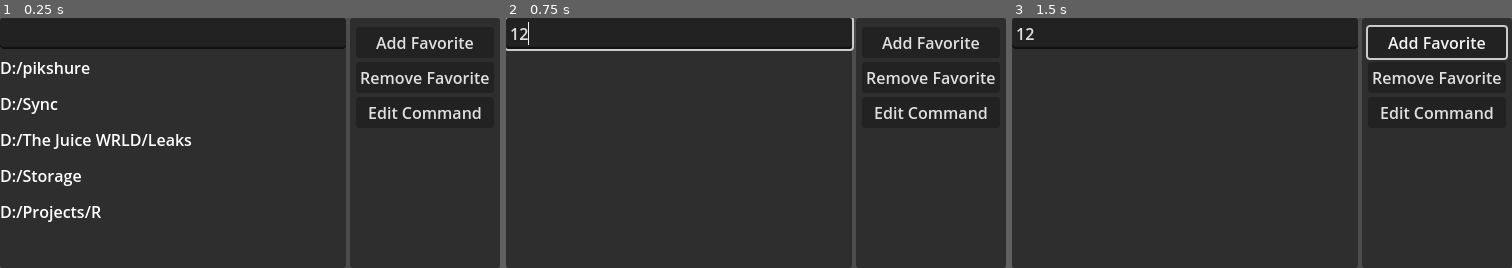
Above: before the commit, frames 1-3 (left to right).
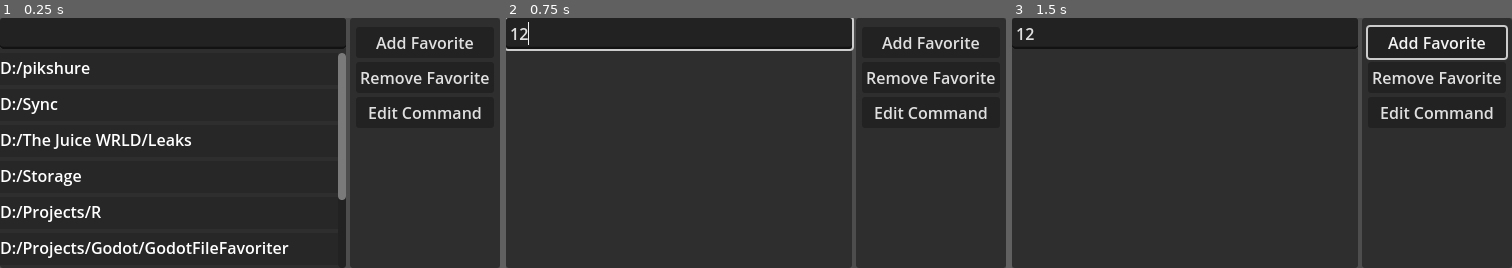
Above: after the commit, the same moments.

Repository: kevinmccall/GodotFileManager
Game: Godot game, scene res://Main.tscn
Same seed, same stepped clock (60 frames per second), same inputs: the game is played once before the commit and once after it.
Inputs (mouse positions are in pixels of both pictures, inside the frame that each line leads up to):
- Up to frame 1 (0.25 s): no input
- Up to frame 2 (0.75 s): click (681, 33) at 0.52 s; type "12" at 0.6 s
- Up to frame 3 (1.5 s): click "Add Favorite" at 1.25 s

The runs differ from the first frame. In frame 1, 2.2% of the frame differs, in the area x 0-70%, y 14-96%; in frame 2, nothing differs; in frame 3, nothing differs.

Commit message:
did some tests, fixed fuzzyfind, and added scroll feature

Diff:
--- a/DisplayHolder.gd
+++ b/DisplayHolder.gd
@@ -9,12 +9,12 @@
 	var start = -1
 	var end = -1
 	for character in compare:
-		var char_index = sample.find(character, sample_index)
-		if char_index == -1:
+		sample_index = sample.find(character, sample_index)
+		if sample_index == -1:
 			return
 		if start == -1:
-			start = char_index
-		end = char_index
+			start = sample_index
+		end = sample_index
 	return [start, end]
 
 func show_all():
--- a/FileDisplay.gd
+++ b/FileDisplay.gd
@@ -1,4 +1,4 @@
-extends ColorRect
+extends Button
 class_name FileDisplay
 
 signal selected(this)
@@ -20,19 +20,13 @@
 	if file != null:
 		$Label.text = get_file_path()
 	if is_selected:
-		color = selected_color
+		$ColorRect.color = selected_color
 	else:
-		color = unselected_color
+		$ColorRect.color = unselected_color
 
-func _unhandled_input(event):
-	var modified_rect = get_rect()
-	modified_rect.position = global_position
-	if event is InputEventMouseButton \
-	and event.button_index == MOUSE_BUTTON_LEFT \
-	and event.pressed \
-	and modified_rect.has_point(get_global_mouse_position()):
-		emit_signal('selected', self)
-		get_viewport().set_input_as_handled()
+func _pressed():
+	emit_signal('selected', self)
+	print('pressed')
 
 func select():
 	is_selected = true
--- a/FileDisplay.tscn
+++ b/FileDisplay.tscn
@@ -1,8 +1,18 @@
-[gd_scene load_steps=2 format=3 uid="uid://cq1wb08cw7igp"]
+[gd_scene load_steps=7 format=3 uid="uid://cq1wb08cw7igp"]
 
 [ext_resource type="Script" path="res://FileDisplay.gd" id="1"]
 
-[node name="FileDisplay" type="ColorRect"]
+[sub_resource type="StyleBoxEmpty" id="StyleBoxEmpty_hco4d"]
+
+[sub_resource type="StyleBoxEmpty" id="StyleBoxEmpty_y67b8"]
+
+[sub_resource type="StyleBoxEmpty" id="StyleBoxEmpty_atnkq"]
+
+[sub_resource type="StyleBoxEmpty" id="StyleBoxEmpty_ngf4k"]
+
+[sub_resource type="StyleBoxEmpty" id="StyleBoxEmpty_8o8hi"]
+
+[node name="FileDisplay" type="Button"]
 custom_minimum_size = Vector2(0, 32)
 anchors_preset = 10
 anchor_right = 1.0
@@ -11,10 +21,25 @@
 size_flags_horizontal = 3
 mouse_filter = 1
 mouse_default_cursor_shape = 2
-color = Color(0.176471, 0.176471, 0.176471, 1)
+theme_override_styles/normal = SubResource("StyleBoxEmpty_hco4d")
+theme_override_styles/hover = SubResource("StyleBoxEmpty_y67b8")
+theme_override_styles/pressed = SubResource("StyleBoxEmpty_atnkq")
+theme_override_styles/disabled = SubResource("StyleBoxEmpty_ngf4k")
+theme_override_styles/focus = SubResource("StyleBoxEmpty_8o8hi")
 script = ExtResource("1")
 unselected_color = Color(0.152941, 0.152941, 0.152941, 1)
 selected_color = Color(0.541176, 0.541176, 0.541176, 1)
+
+[node name="ColorRect" type="ColorRect" parent="."]
+layout_mode = 1
+anchors_preset = 15
+anchor_right = 1.0
+anchor_bottom = 1.0
+grow_horizontal = 2
+grow_vertical = 2
+focus_mode = 1
+mouse_filter = 2
+color = Color(0.658824, 0.215686, 0, 1)
 
 [node name="Label" type="Label" parent="."]
 layout_mode = 1
--- /dev/null
+++ b/GodotFeatureTests/FocustTest.gd
@@ -0,0 +1,7 @@
+extends Panel
+
+func _ready():
+	focus_mode = Control.FOCUS_ALL
+
+func _gui_input(event):
+	print(name + ' | ' +str(event))
--- /dev/null
+++ b/GodotFeatureTests/ScrollContainerTest.tscn
@@ -0,0 +1,54 @@
+[gd_scene load_steps=2 format=3 uid="uid://buronh35j5r4p"]
+
+[ext_resource type="Script" path="res://GodotFeatureTests/ScrollContainerTestButton.gd" id="1_7mqnb"]
+
+[node name="ScrollContainerTest" type="Control"]
+layout_mode = 3
+anchors_preset = 15
+anchor_right = 1.0
+anchor_bottom = 1.0
+grow_horizontal = 2
+grow_vertical = 2
+
+[node name="Panel" type="Panel" parent="."]
+layout_mode = 0
+offset_right = 244.0
+offset_bottom = 187.0
+
+[node name="ScrollContainer" type="ScrollContainer" parent="Panel"]
+layout_mode = 1
+anchors_preset = 15
+anchor_right = 1.0
+anchor_bottom = 1.0
+grow_horizontal = 2
+grow_vertical = 2
+
+[node name="VBoxContainer" type="VBoxContainer" parent="Panel/ScrollContainer"]
+layout_mode = 2
+size_flags_horizontal = 3
+size_flags_vertical = 3
+
+[node name="Button" type="Button" parent="Panel/ScrollContainer/VBoxContainer"]
+custom_minimum_size = Vector2(0, 100)
+layout_mode = 2
+script = ExtResource("1_7mqnb")
+
+[node name="Button2" type="Button" parent="Panel/ScrollContainer/VBoxContainer"]
+custom_minimum_size = Vector2(0, 100)
+layout_mode = 2
+script = ExtResource("1_7mqnb")
+
+[node name="Button3" type="Button" parent="Panel/ScrollContainer/VBoxContainer"]
+custom_minimum_size = Vector2(0, 100)
+layout_mode = 2
+script = ExtResource("1_7mqnb")
+
+[node name="Button4" type="Button" parent="Panel/ScrollContainer/VBoxContainer"]
+custom_minimum_size = Vector2(0, 100)
+layout_mode = 2
+script = ExtResource("1_7mqnb")
+
+[node name="Button5" type="Button" parent="Panel/ScrollContainer/VBoxContainer"]
+custom_minimum_size = Vector2(0, 100)
+layout_mode = 2
+script = ExtResource("1_7mqnb")
--- /dev/null
+++ b/GodotFeatureTests/ScrollContainerTestButton.gd
@@ -0,0 +1,7 @@
+extends Button
+
+#func _ready():
+#	pressed.connect(_pressed)
+
+func _pressed():
+	print('pressed')
--- /dev/null
+++ b/GodotFeatureTests/SelectingNodesTest.gd
@@ -0,0 +1,7 @@
+extends Control
+
+
+# Called when the node enters the scene tree for the first time.
+func _ready():
+	$Panel2.grab_focus()
+#	$Panel2.call_deferred("grab_focus")
--- /dev/null
+++ b/GodotFeatureTests/SelectingNodesTest.tscn
@@ -0,0 +1,70 @@
+[gd_scene load_steps=3 format=3 uid="uid://coiymd6w5mrug"]
+
+[ext_resource type="Script" path="res://GodotFeatureTests/SelectingNodesTest.gd" id="1_28khn"]
+[ext_resource type="Script" path="res://GodotFeatureTests/FocustTest.gd" id="2_o67jg"]
+
+[node name="SelectingNodesTest" type="Control"]
+layout_mode = 3
+anchors_preset = 15
+anchor_right = 1.0
+anchor_bottom = 1.0
+grow_horizontal = 2
+grow_vertical = 2
+script = ExtResource("1_28khn")
+
+[node name="Panel" type="Panel" parent="."]
+layout_mode = 0
+offset_left = 44.0
+offset_right = 84.0
+offset_bottom = 40.0
+focus_next = NodePath("../Panel2")
+focus_previous = NodePath("../LineEdit3")
+focus_mode = 2
+script = ExtResource("2_o67jg")
+
+[node name="Panel2" type="Panel" parent="."]
+layout_mode = 0
+offset_left = 87.0
+offset_right = 127.0
+offset_bottom = 40.0
+focus_next = NodePath("../Panel3")
+focus_previous = NodePath("../Panel")
+focus_mode = 2
+script = ExtResource("2_o67jg")
+
+[node name="Panel3" type="Panel" parent="."]
+layout_mode = 0
+offset_left = 132.0
+offset_right = 172.0
+offset_bottom = 40.0
+focus_next = NodePath("../LineEdit")
+focus_previous = NodePath("../Panel2")
+focus_mode = 2
+script = ExtResource("2_o67jg")
+
+[node name="LineEdit" type="LineEdit" parent="."]
+layout_mode = 0
+offset_left = 3.0
+offset_top = 69.0
+offset_right = 70.0625
+offset_bottom = 100.0
+focus_next = NodePath("../LineEdit2")
+focus_previous = NodePath("../Panel3")
+
+[node name="LineEdit2" type="LineEdit" parent="."]
+layout_mode = 0
+offset_left = 79.0
+offset_top = 69.0
+offset_right = 146.063
+offset_bottom = 100.0
+focus_next = NodePath("../LineEdit3")
+focus_previous = NodePath("../LineEdit")
+
+[node name="LineEdit3" type="LineEdit" parent="."]
+layout_mode = 0
+offset_left = 158.0
+offset_top = 69.0
+offset_right = 225.063
+offset_bottom = 100.0
+focus_next = NodePath("../Panel")
+focus_previous = NodePath("../LineEdit2")
--- a/Main.gd
+++ b/Main.gd
@@ -49,6 +49,8 @@
 
 func get_offset_display(offset) -> FileDisplay:
 	var selected: FileDisplay = selection_manager.get_selected_display()
+	if selected == null:
+		return
 	var visible_displays: Array = display_holder.get_visible_displays()
 	var index: int = clampi(visible_displays.find(selected) + offset, 0, len(visible_displays) - 1)
 	return visible_displays[index]
@@ -65,6 +67,8 @@
 
 func run_command():
 	var display = selection_manager.get_selected_display()
+	if display == null:
+		return
 	var filepath = display.get_file_path()
 	if OS.get_name() == 'Windows':
 		filepath = make_windows_path(filepath)
--- a/Main.tscn
+++ b/Main.tscn
@@ -58,6 +58,7 @@
 
 [node name="DisplayHolder" type="VBoxContainer" parent="HBoxContainer/Panel/VBoxContainer/ScrollContainer"]
 layout_mode = 2
+size_flags_horizontal = 3
 size_flags_vertical = 3
 script = ExtResource("2_stkja")
 
--- a/favorite_files.json
+++ b/favorite_files.json
@@ -1 +1 @@
-["D:/pikshure","D:/Sync","D:/The Juice WRLD/Leaks","D:/Storage","D:/Projects/R"]
+["D:/pikshure","D:/Sync","D:/The Juice WRLD/Leaks","D:/Storage","D:/Projects/R","D:/Projects/Godot/GodotFileFavoriter","D:/Projects/Godot","D:/Projects/Godot","D:/Projects/Godot"]
